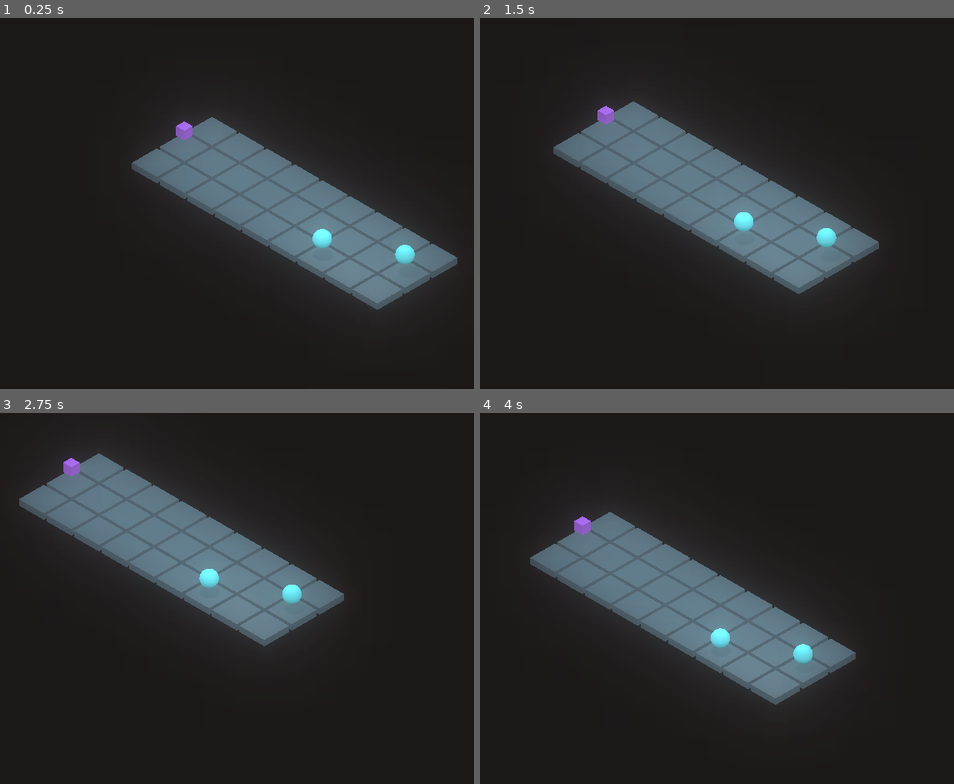
Above: before the commit, frames 1-4 (two rows, left to right).
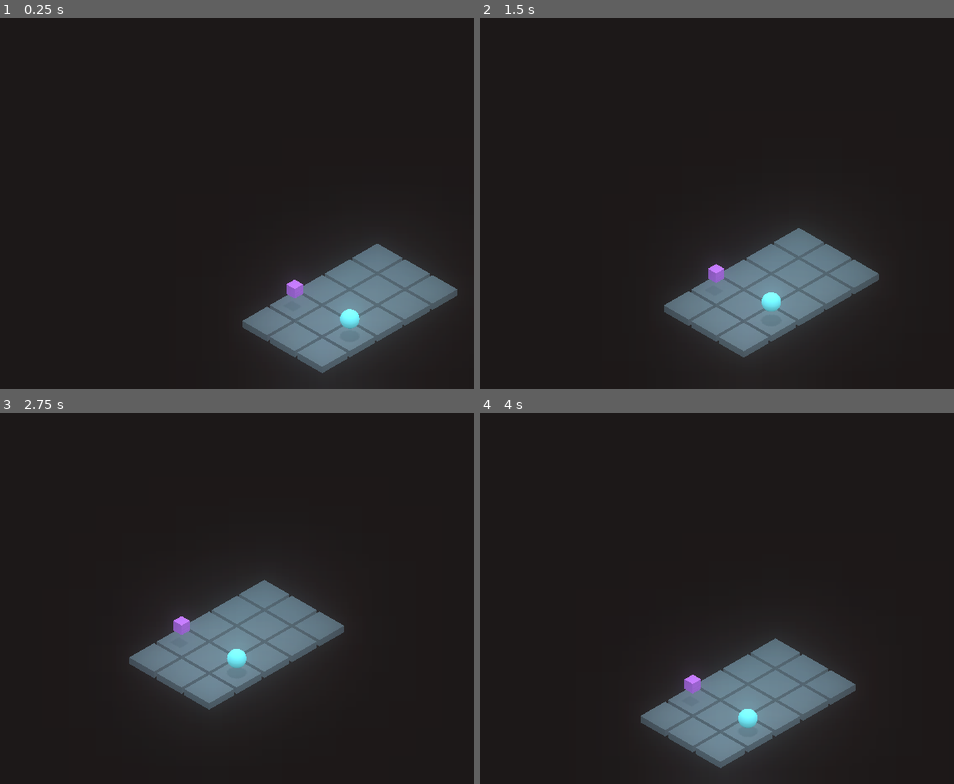
Above: after the commit, the same moments.

Repository: anthonyfinch/LD47
Game: Godot game, scene res://scenes/levels/Test1.tscn
Two runs of this game, one before a commit and one after it. Both use one fixed random seed, a clock stepped at 60 frames per second and the inputs below. Before the commit the project starts from res://scenes/game/Game.tscn.
Inputs (mouse positions are in pixels of both pictures, inside the frame that each line leads up to):
- Up to frame 1 (0.25 s): no input
- Up to frame 2 (1.5 s): move the mouse to (949, 173) at 0.52 s; hold Right (ui_right) 0.53-1.28 s; click (949, 173) at 0.67 s; move the mouse to (669, 214) at 1.27 s; hold Down (ui_down) from 1.28 s (still down)
- Up to frame 3 (2.75 s): move the mouse to (388, 502) at 2.02 s; release Down (ui_down) at 2.03 s; hold Right (ui_right) from 2.03 s (still down)
- Up to frame 4 (4 s): move the mouse to (769, 665) at 2.77 s; release Right (ui_right) at 2.78 s; hold Up (ui_up) 2.78-3.53 s; click (769, 665) at 2.92 s; move the mouse to (outside the picture) at 3.52 s; hold Left (ui_left) from 3.53 s (still down)

The runs differ from the first frame. In frame 1, 18% of the frame differs, in the area x 27-97%, y 26-96%; in frame 2, 18%; in frame 3, 18%; in frame 4, 18%, in the area x 10-80%, y 26-96%.

Commit message:
sets up game scene inheritance, configures web build

Diff:
--- a/project.godot
+++ b/project.godot
@@ -16,7 +16,7 @@
 [application]
 
 config/name="LD47"
-run/main_scene="res://scenes/game/Game.tscn"
+run/main_scene="res://scenes/levels/Test1.tscn"
 config/icon="res://icon.png"
 
 [autoload]
--- a/scenes/game/Game.tscn
+++ b/scenes/game/Game.tscn
@@ -1,11 +1,9 @@
-[gd_scene load_steps=14 format=2]
+[gd_scene load_steps=12 format=2]
 
 [ext_resource path="res://scenes/game/tiles/tiles.tres" type="MeshLibrary" id=1]
 [ext_resource path="res://scenes/game/MouseDetector.gd" type="Script" id=2]
-[ext_resource path="res://scenes/game/people/Person.tscn" type="PackedScene" id=3]
 [ext_resource path="res://scenes/game/Camera.gd" type="Script" id=4]
 [ext_resource path="res://scenes/game/Game.gd" type="Script" id=5]
-[ext_resource path="res://scenes/game/enemies/Enemy.tscn" type="PackedScene" id=6]
 [ext_resource path="res://scenes/game/boat/Boat.tscn" type="PackedScene" id=7]
 
 [sub_resource type="ProceduralSky" id=1]
@@ -46,7 +44,7 @@
 mesh_library = ExtResource( 1 )
 cell_size = Vector3( 1, 0.2, 1 )
 data = {
-"cells": PoolIntArray( 0, 2, -1610612735, 1, 2, 1, 2, 2, -1610612735, 3, 2, -1610612735, 4, 2, 1, 5, 2, -1610612735, 6, 2, -1610612735, 7, 2, -1610612735, 65535, 2, -1610612735, 0, 3, -1610612735, 1, 3, -1610612735, 2, 3, -1610612735, 3, 3, -1073741823, 4, 3, -1610612735, 5, 3, -1610612735, 6, 3, -1610612735, 7, 3, -1610612735, 65535, 3, -1610612735, 0, 4, -1610612735, 1, 4, -1610612735, 2, 4, -1610612735, 3, 4, -1610612735, 4, 4, -1610612735, 5, 4, 1, 6, 4, -1610612735, 7, 4, -1610612735, 65535, 4, 1 )
+"cells": PoolIntArray(  )
 }
 __meta__ = {
 "_editor_clip_": 0,
@@ -98,16 +96,10 @@
 shape = SubResource( 6 )
 
 [node name="People" type="Spatial" parent="."]
-
-[node name="Person1" parent="People" instance=ExtResource( 3 )]
-
-[node name="Person2" parent="People" instance=ExtResource( 3 )]
-transform = Transform( 1, 0, 0, 0, 1, 0, 0, 0, 1, -0.5, 0.833, 3.5 )
+transform = Transform( 1, 0, 0, 0, 1, 0, 0, 0, 1, 0, 0.8, 0 )
 
 [node name="Enemies" type="Spatial" parent="."]
-
-[node name="Enemy1" parent="Enemies" instance=ExtResource( 6 )]
-transform = Transform( 1, 0, 0, 0, 1, 0, 0, 0, 1, 7.4, 0.8, 3.4 )
+transform = Transform( 1, 0, 0, 0, 1, 0, 0, 0, 1, 0, 0.8, 0 )
 
 [node name="Boats" type="Spatial" parent="."]
 transform = Transform( 1, 0, 0, 0, 1, 0, 0, 0, 1, 0, 0.75, 0 )
--- /dev/null
+++ b/scenes/levels/Test1.tscn
@@ -0,0 +1,21 @@
+[gd_scene load_steps=4 format=2]
+
+[ext_resource path="res://scenes/game/Game.tscn" type="PackedScene" id=1]
+[ext_resource path="res://scenes/game/enemies/Enemy.tscn" type="PackedScene" id=2]
+[ext_resource path="res://scenes/game/people/Person.tscn" type="PackedScene" id=3]
+
+[node name="Game" instance=ExtResource( 1 )]
+
+[node name="GridMap" parent="." index="0"]
+data = {
+"cells": PoolIntArray( 0, 0, 1, 65534, 0, -1610612735, 65535, 0, -1610612735, 0, 1, -1073741823, 65534, 1, -1610612735, 65535, 1, -1610612735, 0, 2, -1610612735, 65534, 2, -1610612735, 65535, 2, -1610612735, 0, 3, -1610612735, 65534, 3, 1, 65535, 3, -1610612735, 0, 65535, 1, 65534, 65535, -1610612735, 65535, 65535, 1 )
+}
+
+[node name="SpotLight" parent="." index="3"]
+transform = Transform( 1, 0, 0, 0, -1.62921e-07, 1, 0, -1, -1.62921e-07, -2, 11.7469, 0 )
+
+[node name="Person1" parent="People" index="0" instance=ExtResource( 3 )]
+transform = Transform( 1, 0, 0, 0, 1, 0, 0, 0, 1, -1.5, 0, 0.5 )
+
+[node name="Enemy1" parent="Enemies" index="0" instance=ExtResource( 2 )]
+transform = Transform( 1, 0, 0, 0, 1, 0, 0, 0, 1, 0.4, 0, 0.4 )
Not shown, added: export_presets.cfg
Not shown, changed: .gitignore
